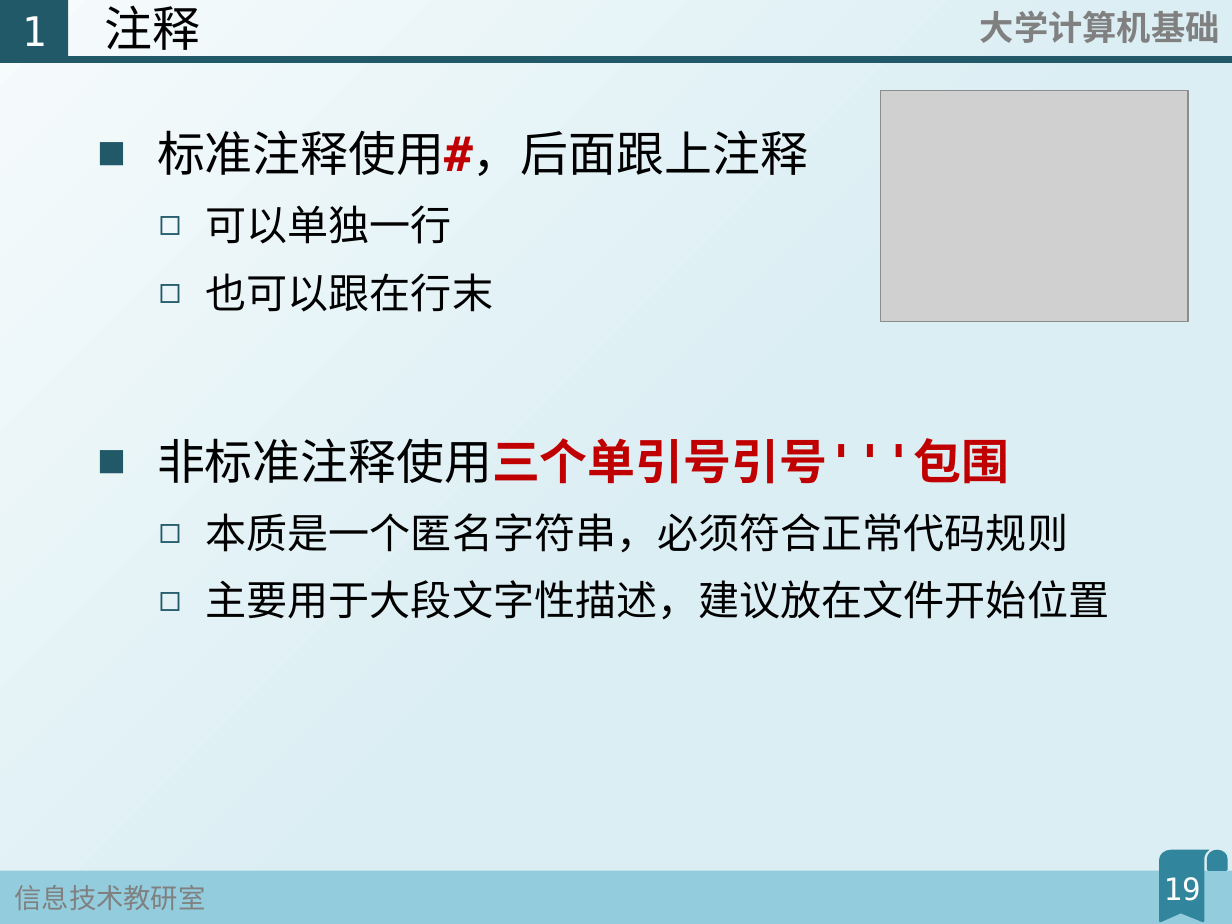
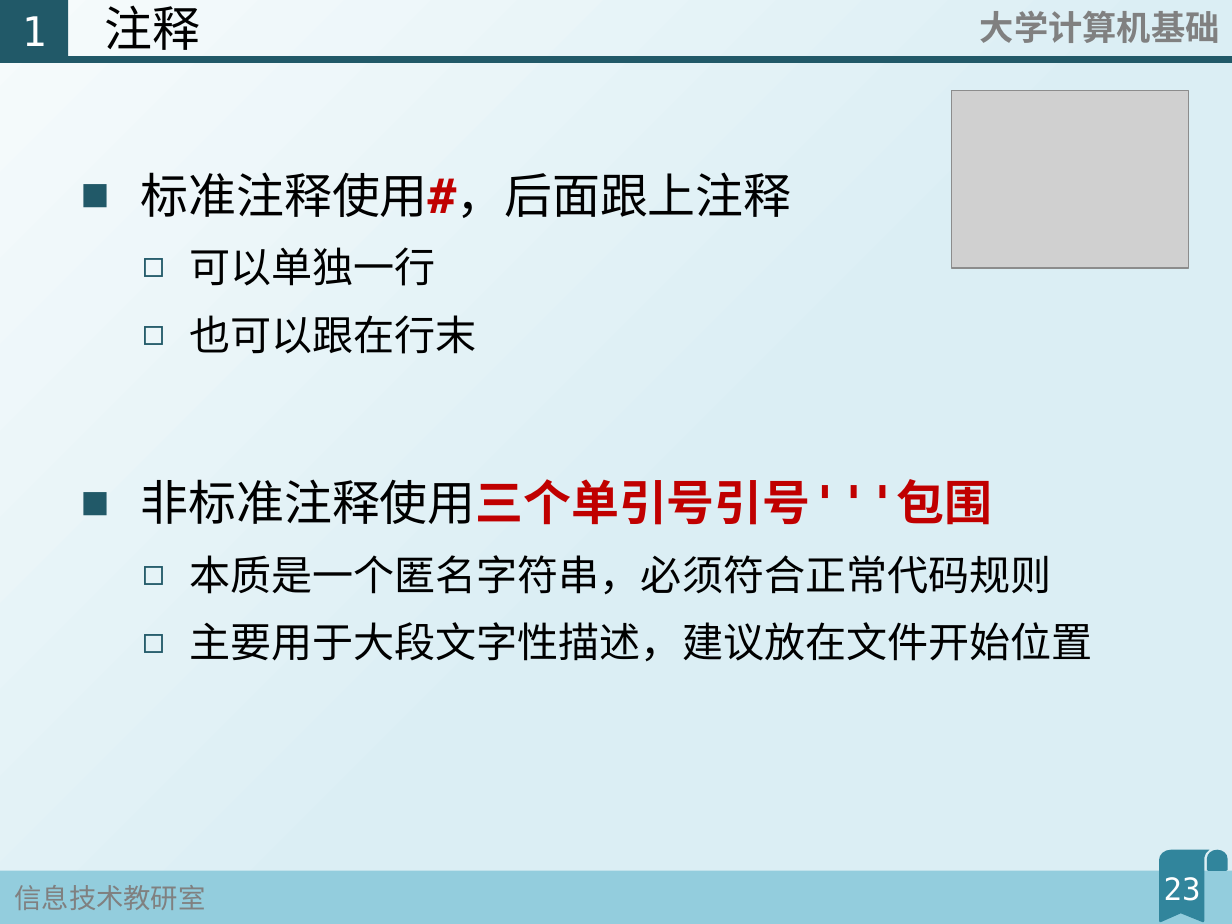
Before and after one commit to fjzfmxd/-, a slide deck: slide 23 of 1Python基本元素/幻灯片.pptx (slide 19 before the commit). Drawn at 1232x924 pixels with LibreOffice and Linux fonts; fonts in the diff are those of the drawing; grey boxes stand for pictures. Boxes give left, top, right and bottom in pixels: in the first picture for what was removed or moved away, otherwise in the second. Text is boxed around its words. In the diff, an @@ line names an element or a change of style, - is before the commit and + after.

```diff
--- a/1Python基本元素/幻灯片.pptx
+++ b/1Python基本元素/幻灯片.pptx
@@ picture: place and size @@
-picture at [880,90,1188,322]
+picture at [951,90,1188,267]
@@ text "标准注释使用#，后面跟上注释": place and size @@
-text "标准注释使用#，后面跟上注释" at [157,130,1110,620]
+text "标准注释使用#，后面跟上注释" at [141,172,1093,662]
@@ page number at [1164,877,1201,901]: text changed @@
-19
+23
```
Also in this commit, not shown: 10 other slides changed, 7 slides added, 2 slides removed, 5 other files.
